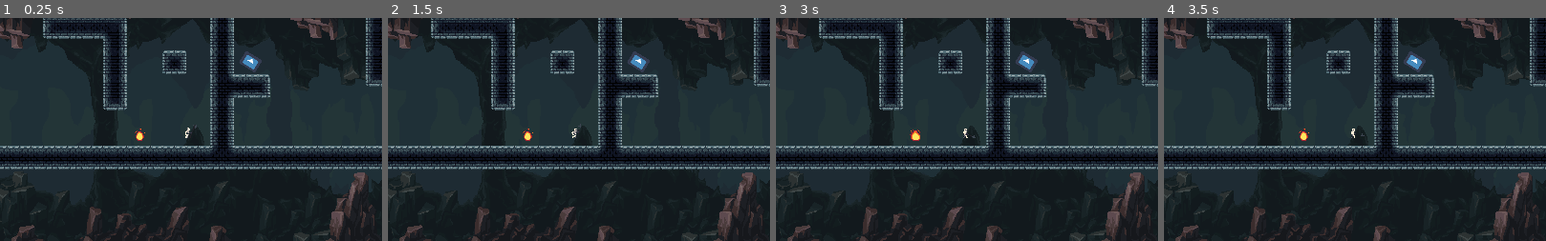
Above: before the commit, frames 1-4 (left to right).
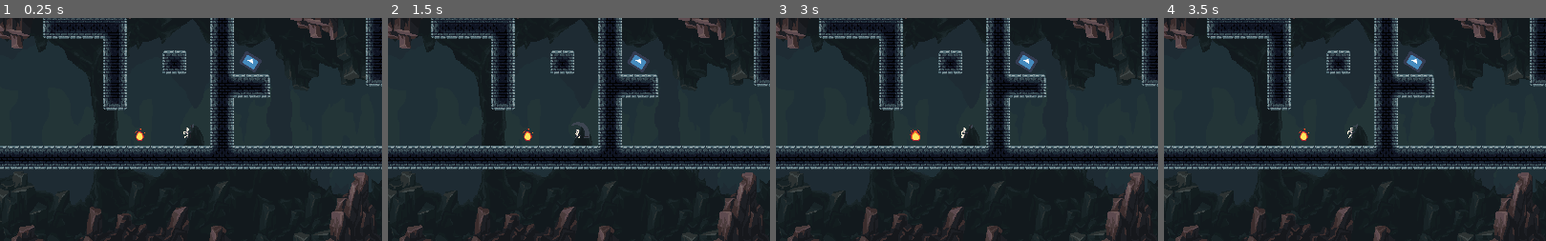
Above: after the commit, the same moments.

Repository: just-fun-f5/sticky_situation
Game: Godot game, scene res://src/Main/Main.tscn
Same seed, same stepped clock (60 frames per second), same inputs: the game is played once before the commit and once after it. This scene is started directly instead of the project's main scene. The engine's default icon, where the game draws it, is replaced by a stand-in: a white triangle on a blue panel in a dark square.
Inputs (mouse positions are % of the whole screen's width and height, from its top left):
- Up to frame 1 (0.25 s): no input
- Up to frame 2 (1.5 s): tap Enter (ui_accept) at 0.5, 1.25 s; move the mouse to (72, 45) at 0.52 s; press the mouse at (72, 45) at 0.53 s; hold D (move_right) from 0.53 s (still down); tap W (jump) at 0.77 s; move the mouse to (30, 55) at 1.27 s; release the mouse at (30, 55) at 1.28 s; right-click (30, 55) at 1.35 s
- Up to frame 3 (3 s): tap W (jump) at 1.52 s; tap Enter (ui_accept) at 2, 2.75 s; move the mouse to (60, 28) at 2.02 s; release D (move_right) at 2.03 s; press the mouse at (60, 28) at 2.03 s; hold A (move_left) 2.03-2.78 s; move the mouse to (45, 70) at 2.77 s; release the mouse at (45, 70) at 2.78 s; hold D (move_right) from 2.78 s (still down); right-click (45, 70) at 2.85 s; click (45, 70) at 2.92 s
- Up to frame 4 (3.5 s): keep holding D (move_right); tap W (jump) at 3.02 s
The pictures show only the part of the screen within x 12-62%, y 22-72%; the shares and areas given below are measured in that part.

The runs differ from the first frame. In frame 1, less than 0.1% of the frame differs, in the area x 48-52%, y 47-54%; in frame 2, 0.2%, in the area x 48-53%, y 46-54%; in frame 3, less than 0.1%; in frame 4, less than 0.1%.

Commit message:
changes
changes

Diff:
--- a/Sticky_Situation_GODOT/src/Actors/Enemies/enemy1.tscn
+++ b/Sticky_Situation_GODOT/src/Actors/Enemies/enemy1.tscn
@@ -445,7 +445,6 @@
 scale = Vector2( 0.6, 0.6 )
 frames = SubResource( 45 )
 animation = "Attack"
-frame = 13
 playing = true
 
 [node name="eated" type="Sprite" parent="."]
--- a/Sticky_Situation_GODOT/src/Main/Lobby.tscn
+++ b/Sticky_Situation_GODOT/src/Main/Lobby.tscn
@@ -10,190 +10,190 @@
 [ext_resource path="res://src/Main/menuButton.gd" type="Script" id=8]
 [ext_resource path="res://assets/art/tileset/AutoBrick/brickTileset.png" type="Texture" id=9]
 
-[sub_resource type="DynamicFont" id=39]
+[sub_resource type="DynamicFont" id=1]
 size = 64
 font_data = ExtResource( 7 )
 
+[sub_resource type="AtlasTexture" id=2]
+atlas = ExtResource( 5 )
+region = Rect2( 0, 128, 32, 32 )
+
 [sub_resource type="AtlasTexture" id=3]
 atlas = ExtResource( 5 )
+region = Rect2( 32, 128, 32, 32 )
+
+[sub_resource type="AtlasTexture" id=4]
+atlas = ExtResource( 5 )
+region = Rect2( 64, 128, 32, 32 )
+
+[sub_resource type="AtlasTexture" id=5]
+atlas = ExtResource( 5 )
+region = Rect2( 96, 128, 32, 32 )
+
+[sub_resource type="AtlasTexture" id=6]
+atlas = ExtResource( 5 )
+region = Rect2( 128, 128, 32, 32 )
+
+[sub_resource type="AtlasTexture" id=7]
+atlas = ExtResource( 5 )
+region = Rect2( 160, 128, 32, 32 )
+
+[sub_resource type="AtlasTexture" id=8]
+atlas = ExtResource( 5 )
+region = Rect2( 0, 96, 32, 32 )
+
+[sub_resource type="AtlasTexture" id=9]
+atlas = ExtResource( 5 )
+region = Rect2( 32, 96, 32, 32 )
+
+[sub_resource type="AtlasTexture" id=10]
+atlas = ExtResource( 5 )
+region = Rect2( 64, 96, 32, 32 )
+
+[sub_resource type="AtlasTexture" id=11]
+atlas = ExtResource( 5 )
+region = Rect2( 96, 96, 32, 32 )
+
+[sub_resource type="AtlasTexture" id=12]
+atlas = ExtResource( 6 )
+region = Rect2( 0, 32, 32, 32 )
+
+[sub_resource type="AtlasTexture" id=13]
+atlas = ExtResource( 6 )
+region = Rect2( 32, 32, 32, 32 )
+
+[sub_resource type="AtlasTexture" id=14]
+atlas = ExtResource( 6 )
+region = Rect2( 64, 32, 32, 32 )
+
+[sub_resource type="AtlasTexture" id=15]
+atlas = ExtResource( 6 )
+region = Rect2( 96, 32, 32, 32 )
+
+[sub_resource type="AtlasTexture" id=16]
+atlas = ExtResource( 6 )
+region = Rect2( 128, 32, 32, 32 )
+
+[sub_resource type="AtlasTexture" id=17]
+atlas = ExtResource( 6 )
+region = Rect2( 160, 32, 32, 32 )
+
+[sub_resource type="AtlasTexture" id=18]
+atlas = ExtResource( 5 )
+region = Rect2( 0, 128, 32, 32 )
+
+[sub_resource type="AtlasTexture" id=19]
+atlas = ExtResource( 5 )
+region = Rect2( 32, 128, 32, 32 )
+
+[sub_resource type="AtlasTexture" id=20]
+atlas = ExtResource( 5 )
+region = Rect2( 64, 128, 32, 32 )
+
+[sub_resource type="AtlasTexture" id=21]
+atlas = ExtResource( 5 )
 region = Rect2( 0, 64, 32, 32 )
 
-[sub_resource type="AtlasTexture" id=4]
+[sub_resource type="AtlasTexture" id=22]
 atlas = ExtResource( 5 )
 region = Rect2( 32, 64, 32, 32 )
 
-[sub_resource type="AtlasTexture" id=5]
+[sub_resource type="AtlasTexture" id=23]
 atlas = ExtResource( 5 )
 region = Rect2( 64, 64, 32, 32 )
 
-[sub_resource type="AtlasTexture" id=6]
-atlas = ExtResource( 5 )
-region = Rect2( 0, 96, 32, 32 )
-
-[sub_resource type="AtlasTexture" id=7]
-atlas = ExtResource( 5 )
-region = Rect2( 32, 96, 32, 32 )
-
-[sub_resource type="AtlasTexture" id=8]
-atlas = ExtResource( 5 )
-region = Rect2( 64, 96, 32, 32 )
-
-[sub_resource type="AtlasTexture" id=9]
-atlas = ExtResource( 5 )
-region = Rect2( 96, 96, 32, 32 )
-
-[sub_resource type="AtlasTexture" id=10]
-atlas = ExtResource( 5 )
-region = Rect2( 0, 128, 32, 32 )
-
-[sub_resource type="AtlasTexture" id=11]
-atlas = ExtResource( 5 )
-region = Rect2( 32, 128, 32, 32 )
-
-[sub_resource type="AtlasTexture" id=12]
-atlas = ExtResource( 5 )
-region = Rect2( 64, 128, 32, 32 )
-
-[sub_resource type="AtlasTexture" id=13]
-atlas = ExtResource( 5 )
-region = Rect2( 96, 128, 32, 32 )
-
-[sub_resource type="AtlasTexture" id=14]
-atlas = ExtResource( 5 )
-region = Rect2( 128, 128, 32, 32 )
-
-[sub_resource type="AtlasTexture" id=15]
-atlas = ExtResource( 5 )
-region = Rect2( 160, 128, 32, 32 )
-
-[sub_resource type="AtlasTexture" id=16]
-atlas = ExtResource( 6 )
+[sub_resource type="AtlasTexture" id=24]
+atlas = ExtResource( 5 )
 region = Rect2( 0, 32, 32, 32 )
 
-[sub_resource type="AtlasTexture" id=17]
-atlas = ExtResource( 6 )
+[sub_resource type="AtlasTexture" id=25]
+atlas = ExtResource( 5 )
 region = Rect2( 32, 32, 32, 32 )
 
-[sub_resource type="AtlasTexture" id=18]
-atlas = ExtResource( 6 )
+[sub_resource type="AtlasTexture" id=26]
+atlas = ExtResource( 5 )
 region = Rect2( 64, 32, 32, 32 )
 
-[sub_resource type="AtlasTexture" id=19]
-atlas = ExtResource( 6 )
+[sub_resource type="AtlasTexture" id=27]
+atlas = ExtResource( 5 )
 region = Rect2( 96, 32, 32, 32 )
 
-[sub_resource type="AtlasTexture" id=20]
-atlas = ExtResource( 6 )
+[sub_resource type="AtlasTexture" id=28]
+atlas = ExtResource( 5 )
 region = Rect2( 128, 32, 32, 32 )
 
-[sub_resource type="AtlasTexture" id=21]
-atlas = ExtResource( 6 )
-region = Rect2( 160, 32, 32, 32 )
-
-[sub_resource type="AtlasTexture" id=22]
+[sub_resource type="AtlasTexture" id=29]
 atlas = ExtResource( 6 )
 region = Rect2( 0, 0, 32, 32 )
 
-[sub_resource type="AtlasTexture" id=23]
+[sub_resource type="AtlasTexture" id=30]
 atlas = ExtResource( 6 )
 region = Rect2( 32, 0, 32, 32 )
 
-[sub_resource type="AtlasTexture" id=24]
+[sub_resource type="AtlasTexture" id=31]
 atlas = ExtResource( 6 )
 region = Rect2( 64, 0, 32, 32 )
 
-[sub_resource type="AtlasTexture" id=25]
+[sub_resource type="AtlasTexture" id=32]
 atlas = ExtResource( 6 )
 region = Rect2( 96, 0, 32, 32 )
 
-[sub_resource type="AtlasTexture" id=26]
+[sub_resource type="AtlasTexture" id=33]
 atlas = ExtResource( 6 )
 region = Rect2( 128, 0, 32, 32 )
 
-[sub_resource type="AtlasTexture" id=27]
+[sub_resource type="AtlasTexture" id=34]
 atlas = ExtResource( 6 )
 region = Rect2( 160, 0, 32, 32 )
 
-[sub_resource type="AtlasTexture" id=28]
-atlas = ExtResource( 5 )
-region = Rect2( 0, 128, 32, 32 )
-
-[sub_resource type="AtlasTexture" id=29]
-atlas = ExtResource( 5 )
-region = Rect2( 32, 128, 32, 32 )
-
-[sub_resource type="AtlasTexture" id=30]
-atlas = ExtResource( 5 )
-region = Rect2( 64, 128, 32, 32 )
-
-[sub_resource type="AtlasTexture" id=31]
+[sub_resource type="AtlasTexture" id=35]
 atlas = ExtResource( 5 )
 region = Rect2( 96, 64, 32, 32 )
 
-[sub_resource type="AtlasTexture" id=32]
-atlas = ExtResource( 5 )
-region = Rect2( 0, 32, 32, 32 )
-
-[sub_resource type="AtlasTexture" id=33]
-atlas = ExtResource( 5 )
-region = Rect2( 32, 32, 32, 32 )
-
-[sub_resource type="AtlasTexture" id=34]
-atlas = ExtResource( 5 )
-region = Rect2( 64, 32, 32, 32 )
-
-[sub_resource type="AtlasTexture" id=35]
-atlas = ExtResource( 5 )
-region = Rect2( 96, 32, 32, 32 )
-
-[sub_resource type="AtlasTexture" id=36]
-atlas = ExtResource( 5 )
-region = Rect2( 128, 32, 32, 32 )
-
-[sub_resource type="SpriteFrames" id=37]
+[sub_resource type="SpriteFrames" id=36]
 animations = [ {
-"frames": [ SubResource( 3 ), SubResource( 4 ), SubResource( 5 ) ],
+"frames": [ SubResource( 2 ), SubResource( 3 ), SubResource( 4 ), SubResource( 5 ), SubResource( 6 ), SubResource( 7 ) ],
+"loop": true,
+"name": "Dead",
+"speed": 5.0
+}, {
+"frames": [ SubResource( 8 ), SubResource( 9 ), SubResource( 10 ), SubResource( 11 ) ],
+"loop": true,
+"name": "Idle",
+"speed": 5.0
+}, {
+"frames": [ SubResource( 12 ), SubResource( 13 ), SubResource( 14 ), SubResource( 15 ), SubResource( 16 ), SubResource( 17 ) ],
+"loop": true,
+"name": "Eat",
+"speed": 5.0
+}, {
+"frames": [ SubResource( 18 ), SubResource( 19 ), SubResource( 20 ) ],
+"loop": true,
+"name": "Wall_Slide",
+"speed": 5.0
+}, {
+"frames": [ SubResource( 21 ), SubResource( 22 ), SubResource( 23 ) ],
 "loop": true,
 "name": "Jump",
 "speed": 5.0
 }, {
-"frames": [ SubResource( 6 ), SubResource( 7 ), SubResource( 8 ), SubResource( 9 ) ],
+"frames": [ SubResource( 24 ), SubResource( 25 ), SubResource( 26 ), SubResource( 27 ), SubResource( 28 ) ],
 "loop": true,
-"name": "Idle",
+"name": "Move",
 "speed": 5.0
 }, {
-"frames": [ SubResource( 10 ), SubResource( 11 ), SubResource( 12 ), SubResource( 13 ), SubResource( 14 ), SubResource( 15 ) ],
-"loop": true,
-"name": "Dead",
-"speed": 5.0
-}, {
-"frames": [ SubResource( 16 ), SubResource( 17 ), SubResource( 18 ), SubResource( 19 ), SubResource( 20 ), SubResource( 21 ) ],
-"loop": true,
-"name": "Eat",
-"speed": 5.0
-}, {
-"frames": [ SubResource( 22 ), SubResource( 23 ), SubResource( 24 ), SubResource( 25 ), SubResource( 26 ), SubResource( 27 ) ],
+"frames": [ SubResource( 29 ), SubResource( 30 ), SubResource( 31 ), SubResource( 32 ), SubResource( 33 ), SubResource( 34 ) ],
 "loop": true,
 "name": "Explode",
 "speed": 5.0
 }, {
-"frames": [ SubResource( 28 ), SubResource( 29 ), SubResource( 30 ) ],
-"loop": true,
-"name": "Wall_Slide",
-"speed": 5.0
-}, {
-"frames": [ SubResource( 31 ) ],
+"frames": [ SubResource( 35 ) ],
 "loop": true,
 "name": "Fall",
 "speed": 5.0
-}, {
-"frames": [ SubResource( 32 ), SubResource( 33 ), SubResource( 34 ), SubResource( 35 ), SubResource( 36 ) ],
-"loop": true,
-"name": "Move",
-"speed": 5.0
 } ]
 
-[sub_resource type="Animation" id=40]
+[sub_resource type="Animation" id=37]
 resource_name = "blink"
 length = 2.0
 loop = true
@@ -210,20 +210,19 @@
 "values": [ Color( 1, 1, 1, 1 ), Color( 1, 1, 1, 0.196078 ), Color( 1, 1, 1, 1 ) ]
 }
 
-[sub_resource type="DynamicFont" id=41]
+[sub_resource type="DynamicFont" id=38]
 size = 48
 font_data = ExtResource( 7 )
 
-[sub_resource type="DynamicFont" id=43]
+[sub_resource type="DynamicFont" id=39]
 size = 32
 font_data = ExtResource( 7 )
 
-[sub_resource type="CanvasItemMaterial" id=1]
-
-[sub_resource type="StyleBoxEmpty" id=2]
-
-[sub_resource type="Animation" id=38]
-resource_name = "splashscreen"
+[sub_resource type="CanvasItemMaterial" id=40]
+
+[sub_resource type="StyleBoxEmpty" id=41]
+
+[sub_resource type="Animation" id=42]
 length = 3.0
 tracks/0/type = "value"
 tracks/0/path = NodePath("CanvasLayer/ColorRect:color")
@@ -250,8 +249,7 @@
 "values": [ true, false ]
 }
 
-[sub_resource type="Animation" id=42]
-resource_name = "toMenu"
+[sub_resource type="Animation" id=43]
 tracks/0/type = "value"
 tracks/0/path = NodePath("CanvasLayer/PressStart/Node2D:position")
 tracks/0/interp = 1
@@ -341,14 +339,14 @@
 position = Vector2( 656, 112 )
 rotation = 3.14159
 scale = Vector2( 1, -1 )
-frames = SubResource( 37 )
+frames = SubResource( 36 )
 animation = "Idle"
 frame = 2
 playing = true
 centered = false
 
 [node name="AnimationPlayer" type="AnimationPlayer" parent="CanvasLayer/PressStart"]
-anims/blink = SubResource( 40 )
+anims/blink = SubResource( 37 )
 
 [node name="MainMenu" type="Control" parent="CanvasLayer"]
 anchor_right = 1.0
@@ -726,8 +724,8 @@
 follow_viewport_enable = true
 
 [node name="AnimationPlayer" type="AnimationPlayer" parent="."]
-anims/splashscreen = SubResource( 38 )
-anims/toMenu = SubResource( 42 )
+anims/splashscreen = SubResource( 42 )
+anims/toMenu = SubResource( 43 )
 
 [connection signal="pressed" from="CanvasLayer/MainMenu/Play" to="." method="_on_Play_pressed"]
 [connection signal="pressed" from="CanvasLayer/MainMenu/Credits" to="." method="_on_Credits_pressed"]
Not shown: 14 places in Sticky_Situation_GODOT/src/Main/Lobby.tscn that only renumber resources
